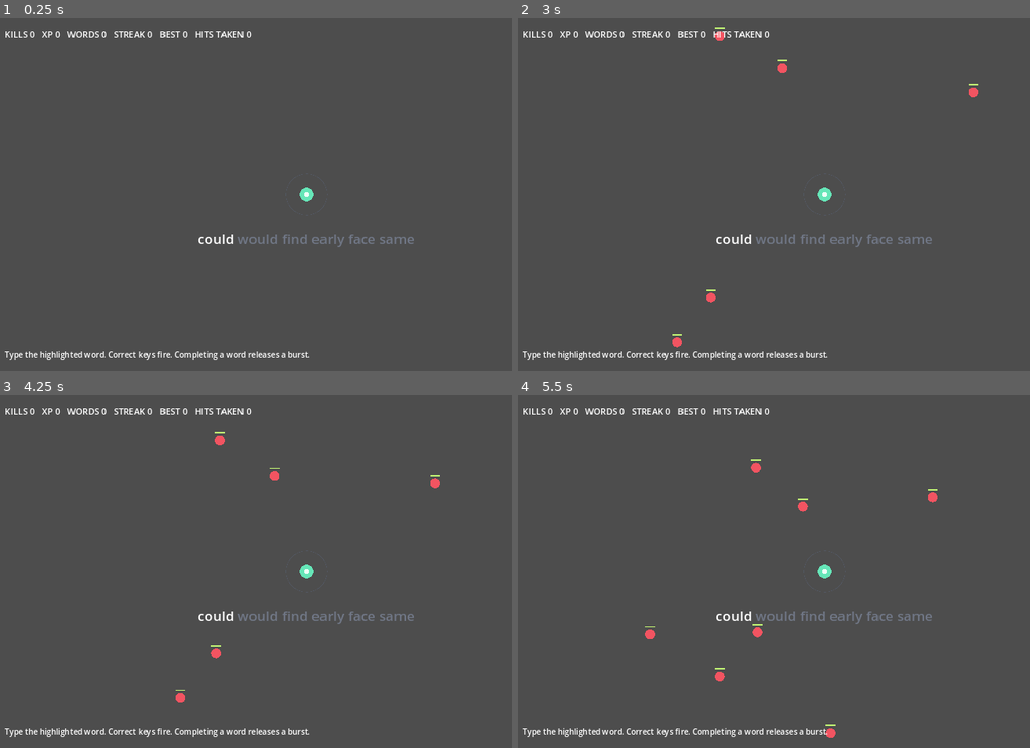
Above: before the commit, frames 1-4 (two rows, left to right).
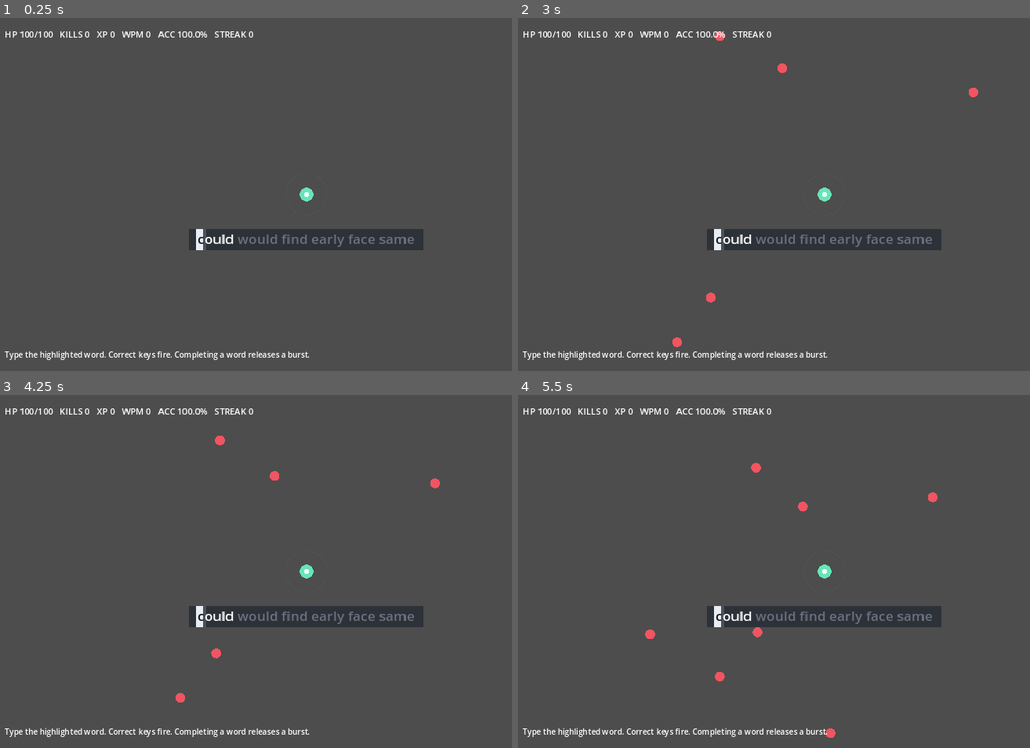
Above: after the commit, the same moments.

Repository: jlcuenca00/typing-roguelite
Game: Godot game, scene res://scenes/Main.tscn
Same seed, same stepped clock (60 frames per second), same inputs: the game is played once before the commit and once after it.
Inputs:
- Up to frame 1 (0.25 s): no input
- Up to frame 2 (3 s): tap Enter at 0.5 s; tap Space at 2 s
- Up to frame 3 (4.25 s): no input
- Up to frame 4 (5.5 s): no input

The runs differ from the first frame. In frame 1, 2.9% of the frame differs, in the area x 1-83%, y 3-66%; in frame 2, 2.9%; in frame 3, 2.9%; in frame 4, 2.9%, in the area x 1-83%, y 3-94%.

Commit message:
feat: improve typing and combat feedback

Diff:
--- a/game/scripts/main.gd
+++ b/game/scripts/main.gd
@@ -5,6 +5,7 @@
 const BULLET_RADIUS := 3.0
 const SPAWN_RADIUS := 430.0
 const DANGER_RADIUS := 42.0
+const MAX_HP := 100.0
 
 var rng := RandomNumberGenerator.new()
 
@@ -14,18 +15,28 @@
 
 var enemies: Array[Dictionary] = []
 var bullets: Array[Dictionary] = []
+var particles: Array[Dictionary] = []
+var damage_numbers: Array[Dictionary] = []
 
 var spawn_timer := 0.0
 var spawn_interval := 0.72
 var elapsed := 0.0
 var error_flash := 0.0
+var key_pulse := 0.0
+var player_recoil := 0.0
+var shake_time := 0.0
+var shake_strength := 0.0
 
 var kills := 0
 var xp := 0
 var words_completed := 0
 var streak := 0
 var best_streak := 0
-var damage_taken := 0
+var hp := MAX_HP
+
+var correct_keys := 0
+var incorrect_keys := 0
+var typed_characters := 0
 
 @onready var typing_panel: RichTextLabel = $HUD/TypingPanel
 @onready var stats_label: Label = $HUD/Stats
@@ -44,6 +55,9 @@
 func _process(delta: float) -> void:
 	elapsed += delta
 	error_flash = maxf(error_flash - delta, 0.0)
+	key_pulse = maxf(key_pulse - delta, 0.0)
+	player_recoil = maxf(player_recoil - delta, 0.0)
+	shake_time = maxf(shake_time - delta, 0.0)
 
 	spawn_timer -= delta
 	if spawn_timer <= 0.0:
@@ -53,14 +67,16 @@
 
 	_update_enemies(delta)
 	_update_bullets(delta)
+	_update_particles(delta)
+	_update_damage_numbers(delta)
 	_update_stats()
+	_update_canvas_shake()
 	queue_redraw()
 
 
 func _unhandled_key_input(event: InputEvent) -> void:
 	if not event.pressed or event.echo:
 		return
-
 	if event.unicode == 0:
 		return
 
@@ -68,18 +84,23 @@
 	if typed.length() != 1 or typed < "a" or typed > "z":
 		return
 
+	typed_characters += 1
 	var current := word_queue[0]
 	var expected := current.substr(typed_index, 1)
 
 	if typed == expected:
+		correct_keys += 1
 		typed_index += 1
 		streak += 1
 		best_streak = maxi(best_streak, streak)
-		_fire_at_nearest_enemy(8.0)
+		key_pulse = 0.08
+		player_recoil = 0.07
+		_fire_at_nearest_enemy(8.0, 0.0)
 
 		if typed_index >= current.length():
 			_complete_word()
 	else:
+		incorrect_keys += 1
 		streak = 0
 		error_flash = 0.16
 
@@ -92,7 +113,6 @@
 		var cleaned := line.strip_edges().to_lower()
 		if cleaned.length() > 0:
 			word_pool.append(cleaned)
-
 	if word_pool.is_empty():
 		word_pool = ["type", "fire", "word", "game", "light", "world"]
 
@@ -106,10 +126,12 @@
 	typed_index = 0
 	word_queue.pop_front()
 	_append_random_word()
-
-	# Word completion is deliberately much stronger than a normal keystroke.
+	shake_time = 0.08
+	shake_strength = 2.5
+
+	# Prototype word burst. This becomes a real weapon system next.
 	for i in range(4):
-		_fire_at_nearest_enemy(13.0)
+		_fire_at_nearest_enemy(13.0, rng.randf_range(-0.055, 0.055))
 
 
 func _spawn_enemy() -> void:
@@ -117,13 +139,15 @@
 	var angle := rng.randf_range(0.0, TAU)
 	var position := center + Vector2.RIGHT.rotated(angle) * SPAWN_RADIUS
 	var speed := rng.randf_range(34.0, 58.0) + minf(elapsed * 0.22, 28.0)
-	var hp := 20.0 + minf(elapsed * 0.12, 16.0)
+	var hp_value := 20.0 + minf(elapsed * 0.12, 16.0)
 
 	enemies.append({
 		"position": position,
 		"speed": speed,
-		"hp": hp,
-		"max_hp": hp
+		"hp": hp_value,
+		"max_hp": hp_value,
+		"flash": 0.0,
+		"knockback": Vector2.ZERO
 	})
 
 
@@ -133,21 +157,25 @@
 	for i in range(enemies.size() - 1, -1, -1):
 		var enemy := enemies[i]
 		var pos: Vector2 = enemy["position"]
+		var knockback: Vector2 = enemy["knockback"]
 		var to_player := center - pos
 		var distance := to_player.length()
+
+		enemy["flash"] = maxf(float(enemy["flash"]) - delta, 0.0)
+		pos += knockback * delta
+		enemy["knockback"] = knockback.move_toward(Vector2.ZERO, 650.0 * delta)
 
 		if distance > DANGER_RADIUS:
 			pos += to_player.normalized() * float(enemy["speed"]) * delta
 			enemy["position"] = pos
 			enemies[i] = enemy
 		else:
-			# Prototype contact pressure: reaching the center counts as a hit
-			# and the enemy is removed so the loop never hard-locks.
-			damage_taken += 1
+			hp = maxf(0.0, hp - 10.0)
+			_spawn_impact_particles(pos, Color(1.0, 0.28, 0.34), 7)
 			enemies.remove_at(i)
 
 
-func _fire_at_nearest_enemy(damage: float) -> void:
+func _fire_at_nearest_enemy(damage: float, spread: float) -> void:
 	if enemies.is_empty():
 		return
 
@@ -163,10 +191,10 @@
 			nearest_index = i
 
 	var target: Vector2 = enemies[nearest_index]["position"]
-	var direction := (target - center).normalized()
+	var direction := (target - center).normalized().rotated(spread)
 
 	bullets.append({
-		"position": center,
+		"position": center + direction * 16.0,
 		"velocity": direction * 720.0,
 		"damage": damage,
 		"life": 1.1
@@ -178,19 +206,27 @@
 		var bullet := bullets[bullet_index]
 		bullet["position"] = Vector2(bullet["position"]) + Vector2(bullet["velocity"]) * delta
 		bullet["life"] = float(bullet["life"]) - delta
-
 		var hit := false
 
 		for enemy_index in range(enemies.size() - 1, -1, -1):
 			var enemy_pos: Vector2 = enemies[enemy_index]["position"]
 			if Vector2(bullet["position"]).distance_squared_to(enemy_pos) <= pow(ENEMY_RADIUS + BULLET_RADIUS, 2):
 				var enemy := enemies[enemy_index]
-				enemy["hp"] = float(enemy["hp"]) - float(bullet["damage"])
+				var damage := float(bullet["damage"])
+				enemy["hp"] = float(enemy["hp"]) - damage
+				enemy["flash"] = 0.075
+				var push_direction := (enemy_pos - get_viewport_rect().size * 0.5).normalized()
+				enemy["knockback"] = Vector2(enemy["knockback"]) + push_direction * 92.0
+				_spawn_impact_particles(enemy_pos, Color(1.0, 0.82, 0.42), 3)
+				_spawn_damage_number(enemy_pos, int(round(damage)))
 
 				if float(enemy["hp"]) <= 0.0:
+					var death_pos: Vector2 = enemy["position"]
 					enemies.remove_at(enemy_index)
 					kills += 1
 					xp += 1
+					_spawn_death_particles(death_pos)
+					_spawn_xp_particles(death_pos)
 				else:
 					enemies[enemy_index] = enemy
 
@@ -203,54 +239,153 @@
 			bullets[bullet_index] = bullet
 
 
+func _spawn_impact_particles(position: Vector2, color: Color, amount: int) -> void:
+	for i in range(amount):
+		var angle := rng.randf_range(0.0, TAU)
+		particles.append({
+			"position": position,
+			"velocity": Vector2.RIGHT.rotated(angle) * rng.randf_range(35.0, 105.0),
+			"life": rng.randf_range(0.12, 0.24),
+			"max_life": 0.24,
+			"color": color,
+			"size": rng.randf_range(1.5, 3.0),
+			"kind": "impact"
+		})
+
+
+func _spawn_death_particles(position: Vector2) -> void:
+	_spawn_impact_particles(position, Color(1.0, 0.30, 0.38), 9)
+
+
+func _spawn_xp_particles(position: Vector2) -> void:
+	for i in range(3):
+		particles.append({
+			"position": position + Vector2(rng.randf_range(-5.0, 5.0), rng.randf_range(-5.0, 5.0)),
+			"velocity": Vector2.ZERO,
+			"life": 0.55 + i * 0.05,
+			"max_life": 0.65,
+			"color": Color(0.42, 0.95, 0.72),
+			"size": 2.5,
+			"kind": "xp"
+		})
+
+
+func _update_particles(delta: float) -> void:
+	var center := get_viewport_rect().size * 0.5
+	for i in range(particles.size() - 1, -1, -1):
+		var particle := particles[i]
+		particle["life"] = float(particle["life"]) - delta
+
+		if particle["kind"] == "xp":
+			var pos: Vector2 = particle["position"]
+			var direction := (center - pos).normalized()
+			particle["velocity"] = Vector2(particle["velocity"]).move_toward(direction * 520.0, 900.0 * delta)
+
+		particle["position"] = Vector2(particle["position"]) + Vector2(particle["velocity"]) * delta
+		particle["velocity"] = Vector2(particle["velocity"]) * pow(0.08, delta)
+
+		if float(particle["life"]) <= 0.0:
+			particles.remove_at(i)
+		else:
+			particles[i] = particle
+
+
+func _spawn_damage_number(position: Vector2, amount: int) -> void:
+	damage_numbers.append({
+		"position": position + Vector2(0.0, -14.0),
+		"text": str(amount),
+		"life": 0.42
+	})
+
+
+func _update_damage_numbers(delta: float) -> void:
+	for i in range(damage_numbers.size() - 1, -1, -1):
+		var number := damage_numbers[i]
+		number["life"] = float(number["life"]) - delta
+		number["position"] = Vector2(number["position"]) + Vector2(0.0, -24.0) * delta
+		if float(number["life"]) <= 0.0:
+			damage_numbers.remove_at(i)
+		else:
+			damage_numbers[i] = number
+
+
 func _update_typing_ui() -> void:
 	if word_queue.is_empty():
 		return
 
 	var current := word_queue[0]
 	var completed := current.substr(0, typed_index)
-	var remaining := current.substr(typed_index)
+	var next_character := ""
+	var remaining := ""
+
+	if typed_index < current.length():
+		next_character = current.substr(typed_index, 1)
+		remaining = current.substr(typed_index + 1)
 
 	var pieces: Array[String] = []
-	pieces.append("[color=#65e6a6]" + completed + "[/color][color=#ffffff]" + remaining + "[/color]")
+	var current_markup := "[color=#6f7887]" + completed + "[/color]"
+	if next_character != "":
+		current_markup += "[bgcolor=#e8edf4][color=#141820]" + next_character + "[/color][/bgcolor]"
+	current_markup += "[color=#ffffff]" + remaining + "[/color]"
+	pieces.append(current_markup)
 
 	for i in range(1, mini(word_queue.size(), 6)):
-		pieces.append("[color=#707786]" + word_queue[i] + "[/color]")
+		pieces.append("[color=#697180]" + word_queue[i] + "[/color]")
 
 	var prefix := ""
 	if error_flash > 0.0:
-		prefix = "[color=#ff5f6d]×[/color] "
-
-	typing_panel.text = "[center]" + prefix + " ".join(pieces) + "[/center]"
+		prefix = "[color=#ff6673]×[/color] "
+
+	typing_panel.text = "[center][bgcolor=#252a33cc]  " + prefix + " ".join(pieces) + "  [/bgcolor][/center]"
 
 
 func _update_stats() -> void:
-	stats_label.text = "KILLS %d   XP %d   WORDS %d   STREAK %d   BEST %d   HITS TAKEN %d" % [
-		kills,
-		xp,
-		words_completed,
-		streak,
-		best_streak,
-		damage_taken
+	var minutes := maxf(elapsed / 60.0, 0.0167)
+	var wpm := int(round((correct_keys / 5.0) / minutes))
+	var total_attempts := correct_keys + incorrect_keys
+	var accuracy := 100.0
+	if total_attempts > 0:
+		accuracy = (float(correct_keys) / float(total_attempts)) * 100.0
+
+	stats_label.text = "HP %d/%d   KILLS %d   XP %d   WPM %d   ACC %.1f%%   STREAK %d" % [
+		int(hp), int(MAX_HP), kills, xp, wpm, accuracy, streak
 	]
 
 
+func _update_canvas_shake() -> void:
+	if shake_time > 0.0:
+		position = Vector2(rng.randf_range(-shake_strength, shake_strength), rng.randf_range(-shake_strength, shake_strength))
+	else:
+		position = Vector2.ZERO
+
+
 func _draw() -> void:
 	var center := get_viewport_rect().size * 0.5
 
-	# Player.
-	draw_circle(center, PLAYER_RADIUS, Color(0.40, 0.90, 0.72))
+	# Player reacts subtly to correct typing.
+	var player_size := PLAYER_RADIUS + (2.0 if player_recoil > 0.0 else 0.0)
+	draw_circle(center, player_size, Color(0.40, 0.90, 0.72))
 	draw_circle(center, 5.0, Color(0.93, 1.0, 0.97))
-
-	# Danger ring.
-	draw_arc(center, DANGER_RADIUS, 0.0, TAU, 64, Color(0.35, 0.39, 0.48, 0.45), 1.0)
+	draw_arc(center, DANGER_RADIUS, 0.0, TAU, 64, Color(0.35, 0.39, 0.48, 0.35), 1.0)
 
 	for enemy in enemies:
 		var pos: Vector2 = enemy["position"]
-		var health_ratio := float(enemy["hp"]) / float(enemy["max_hp"])
-		draw_circle(pos, ENEMY_RADIUS, Color(0.95, 0.33, 0.38))
-		draw_rect(Rect2(pos + Vector2(-10, -17), Vector2(20, 3)), Color(0.15, 0.16, 0.20))
-		draw_rect(Rect2(pos + Vector2(-10, -17), Vector2(20.0 * health_ratio, 3)), Color(0.75, 0.95, 0.45))
+		var color := Color(1.0, 0.92, 0.78) if float(enemy["flash"]) > 0.0 else Color(0.95, 0.33, 0.38)
+		draw_circle(pos, ENEMY_RADIUS, color)
 
 	for bullet in bullets:
-		draw_circle(Vector2(bullet["position"]), BULLET_RADIUS, Color(1.0, 0.90, 0.50))
+		var pos: Vector2 = bullet["position"]
+		var direction := Vector2(bullet["velocity"]).normalized()
+		draw_line(pos - direction * 7.0, pos, Color(1.0, 0.90, 0.50), 3.0)
+		draw_circle(pos, BULLET_RADIUS, Color(1.0, 0.95, 0.70))
+
+	for particle in particles:
+		var life_ratio := clampf(float(particle["life"]) / float(particle["max_life"]), 0.0, 1.0)
+		var color: Color = particle["color"]
+		color.a = life_ratio
+		draw_circle(Vector2(particle["position"]), float(particle["size"]), color)
+
+	var default_font := ThemeDB.fallback_font
+	for number in damage_numbers:
+		var color := Color(1.0, 0.91, 0.62, clampf(float(number["life"]) / 0.42, 0.0, 1.0))
+		draw_string(default_font, Vector2(number["position"]), String(number["text"]), HORIZONTAL_ALIGNMENT_CENTER, -1, 13, color)
